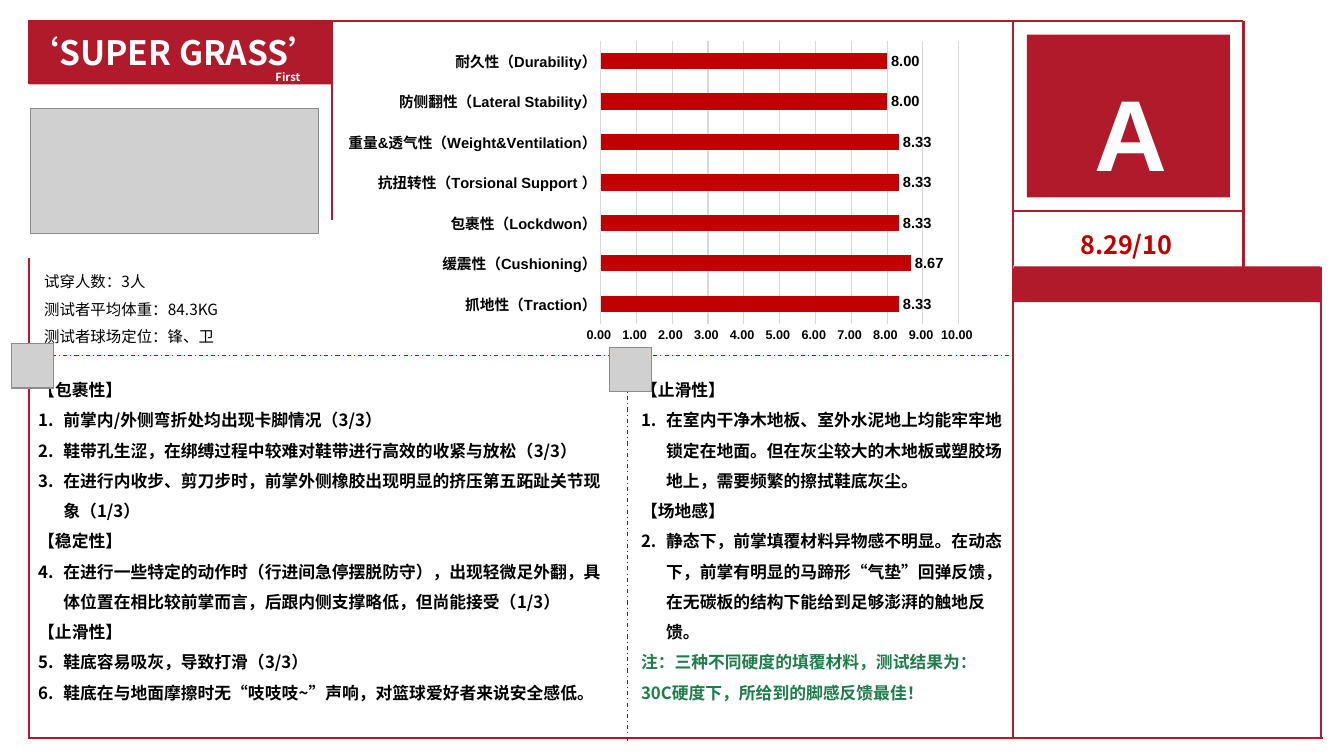
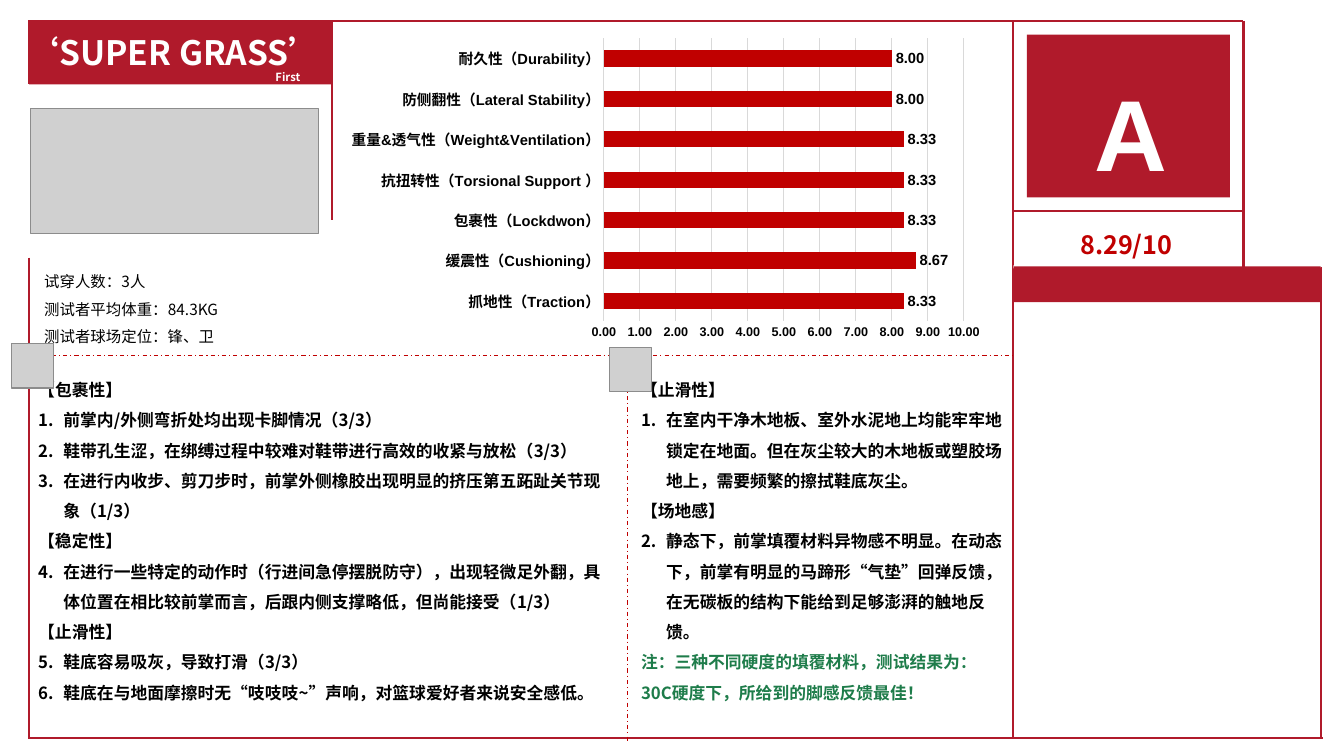
Before and after one commit to cjzymail-Mc/3rd-ppt-prj, a slide deck: slide 15 of src/Template 2.1.pptx. Drawn at 1344x756 pixels with LibreOffice and Linux fonts; fonts in the diff are those of the drawing; grey boxes stand for pictures; background and template pictures are left out. Boxes give left, top, right and bottom in pixels: in the first picture for what was removed or moved away, otherwise in the second. Text is boxed around its words. In the diff, an @@ line names an element or a change of style, - is before the commit and + after.

```diff
--- a/src/Template 2.1.pptx
+++ b/src/Template 2.1.pptx
@@ bar chart at (339, 32, 993, 347) @@
@@ data labels of Series 1 changed @@
@@ value axis changed @@
```
Also in this commit, not shown: 42 other files.
